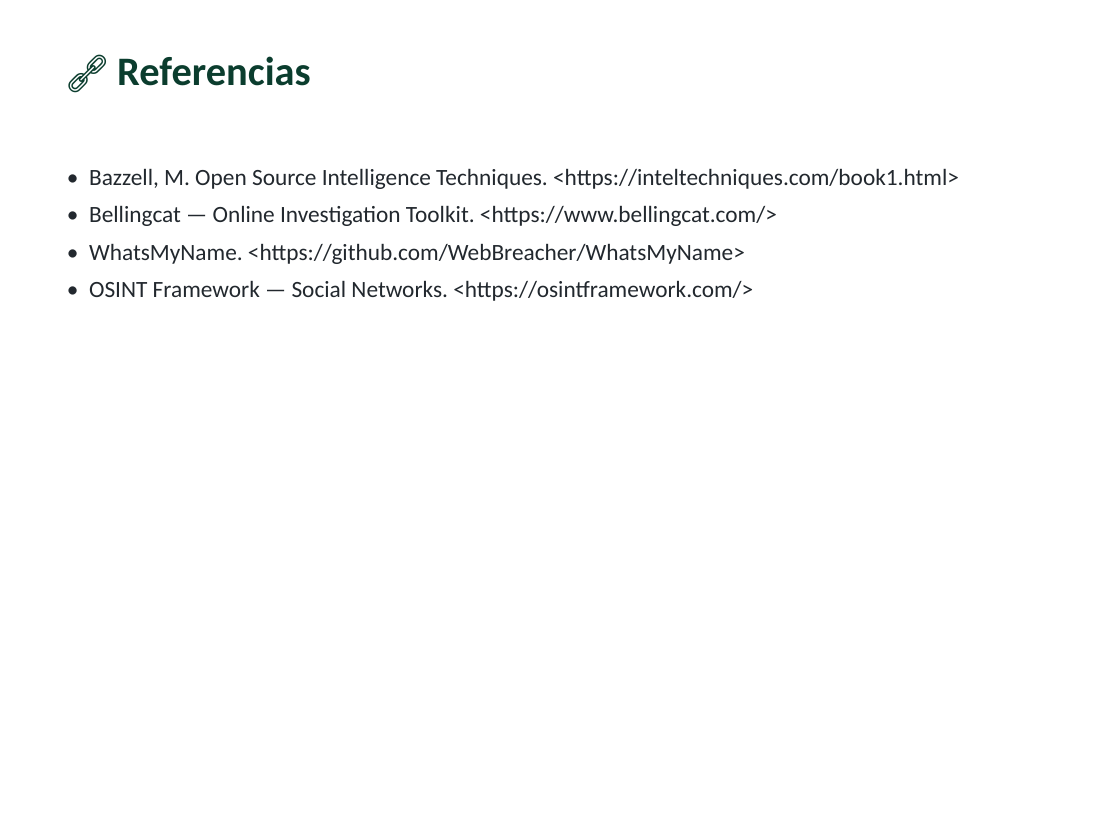
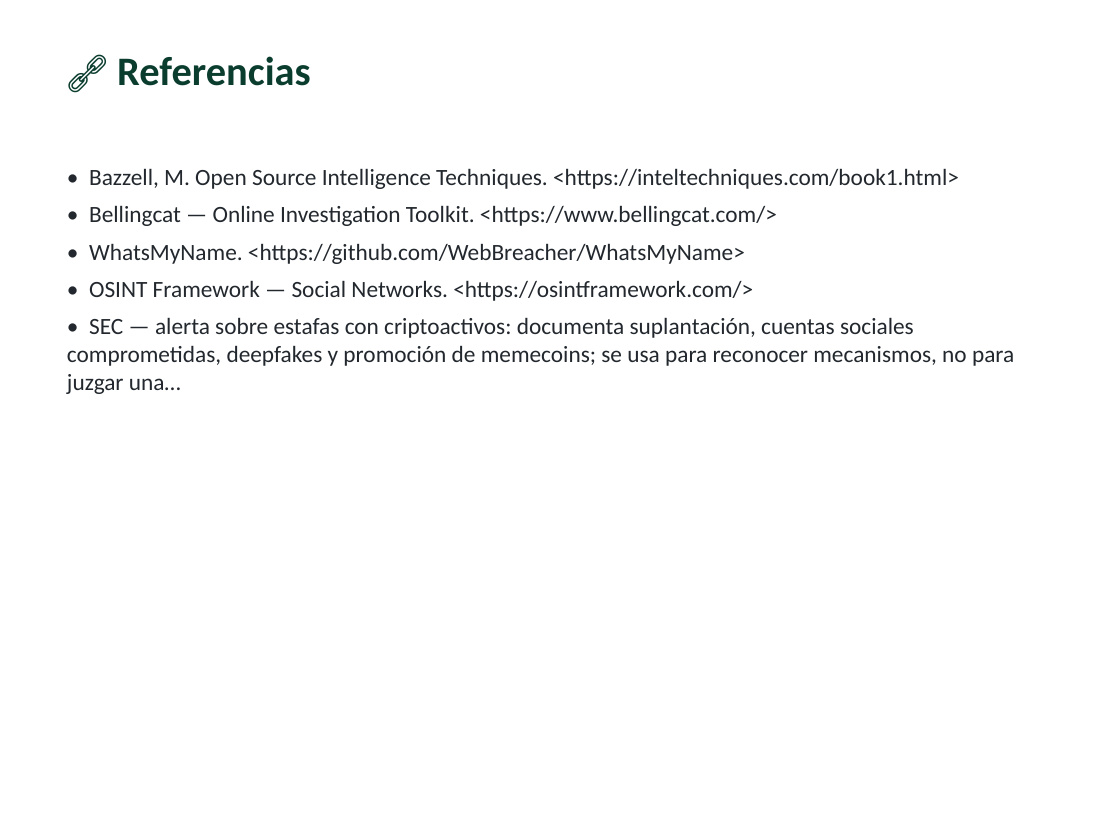
Before and after one commit to vladimiracunadev-create/modern-cybersecurity-program, a slide deck: slide 16 of classes/parte-12-osint-e-ingenieria-social/252-osint-en-redes-sociales/clase-252-presentacion.pptx. Drawn at 1120x840 pixels with LibreOffice and Linux fonts; fonts in the diff are those of the drawing. Boxes give left, top, right and bottom in pixels: in the first picture for what was removed or moved away, otherwise in the second. Text is boxed around its words. In the diff, an @@ line names an element or a change of style, - is before the commit and + after.

```diff
--- a/classes/parte-12-osint-e-ingenieria-social/252-osint-en-redes-sociales/clase-252-presentacion.pptx
+++ b/classes/parte-12-osint-e-ingenieria-social/252-osint-en-redes-sociales/clase-252-presentacion.pptx
@@ text at <box>67,317,1014,394</box>: paragraph added @@
+• SEC — alerta sobre estafas con criptoactivos: documenta suplantación, cuentas sociales comprometidas, deepfakes y promoción de memecoins; se usa para reconocer mecanismos, no para juzgar una…
```
Also in this commit, not shown: 6 other slides changed, 40 other files.
